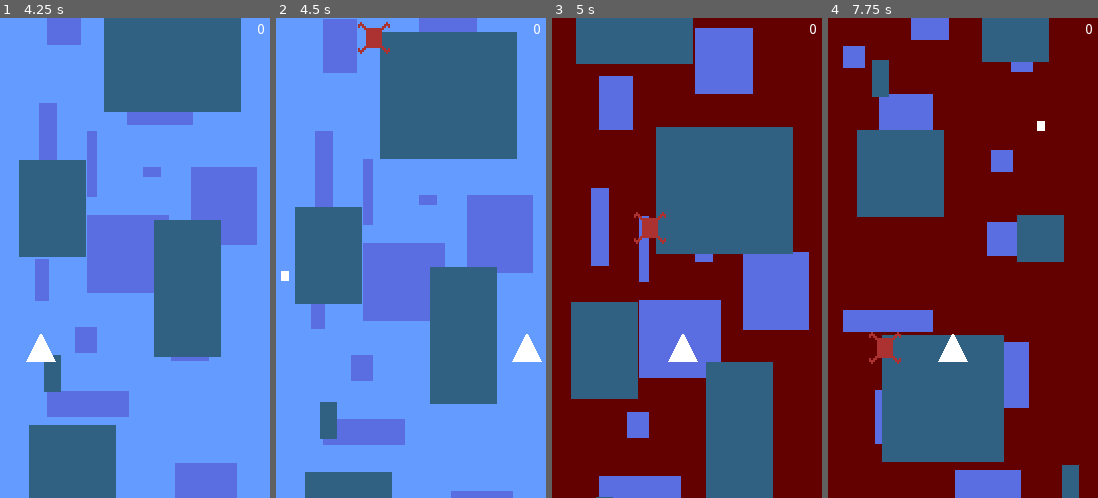
Above: before the commit, frames 1-4 (left to right).
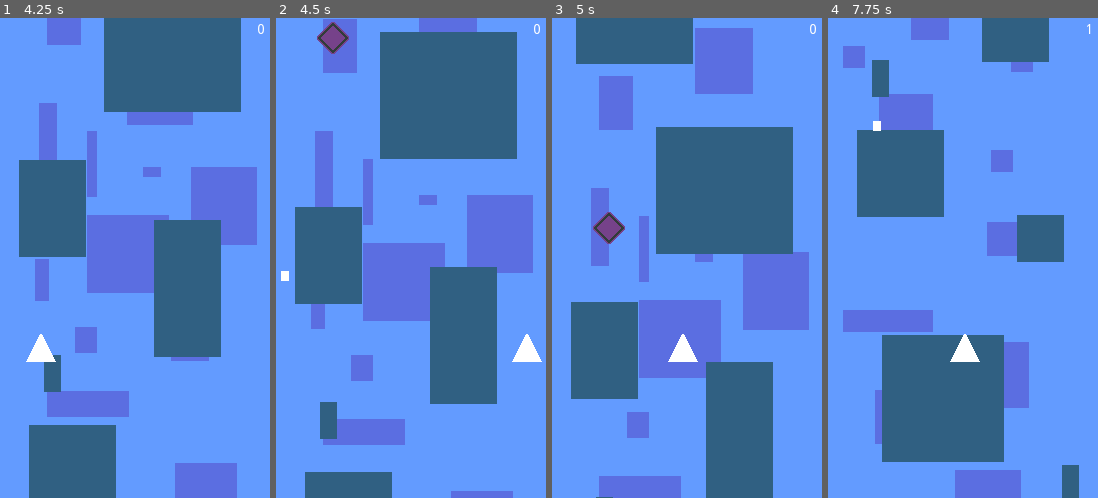
Above: after the commit, the same moments.

Repository: elektito/reverse-streak
Game: Godot game, scene res://Game.tscn
The game is run twice, just before and just after one commit, with the same random seed, the same clock (stepped at 60 frames per second) and the same inputs.
Inputs:
- Up to frame 1 (4.25 s): hold Right (right) 0.53-1.28 s; tap Space (shoot) every 0.75 s from 0.6 to 3.6 s; hold Left (left) 1.28-2.03 s; hold Right (right) 2.03-3.53 s; hold Left (left) from 3.53 s (still down)
- Up to frame 2 (4.5 s): keep holding Left (left); tap Space (shoot) at 4.35 s
- Up to frame 3 (5 s): keep holding Left (left)
- Up to frame 4 (7.75 s): tap Space (shoot) every 0.75 s from 5.1 to 7.35 s; release Left (left) at 5.78 s; hold Right (right) from 5.78 s (still down)

Frame 1 is identical in both runs. In frame 2, 0.8% of the frame differs, in the area x 15-43%, y 0-8%; in frame 3, 54%; in frame 4, 70%, in the area x 0-100%, y 0-100%.

Commit message:
Add motherships

Diff:
--- a/Enemy.gd
+++ b/Enemy.gd
@@ -1,6 +1,10 @@
 extends Area2D
 
 signal killed(enemy)
+
+enum EnemyType { NORMAL_ENEMY, MOTHERSHIP }
+
+export(EnemyType) var type = EnemyType.NORMAL_ENEMY setget set_type, get_type
 
 var ship
 
@@ -21,8 +25,6 @@
 	if keep_y and ship:
 		global_position.y = ship.global_position.y
 
-	print(global_position.y, ' ', ship.global_position.y)
-
 
 func _on_death_timer_timeout():
 	die()
@@ -30,3 +32,16 @@
 
 func die():
 	queue_free()
+
+
+func set_type(value: int):
+	type = value
+	var sprites := {
+		EnemyType.NORMAL_ENEMY: preload("res://assets/enemy1.png"),
+		EnemyType.MOTHERSHIP: preload("res://assets/enemy2.png"),
+	}
+	$sprite.texture = sprites[type]
+
+
+func get_type() -> int:
+	return type
--- a/Game.gd
+++ b/Game.gd
@@ -4,6 +4,7 @@
 const VERTICAL_SPEED := 380.0
 
 var score := 0
+var multiplier := 1
 var reversed := false
 
 onready var camera = $camera
@@ -36,26 +37,30 @@
 		camera.add_child(bullet)
 
 
-func _on_Timer_timeout():
+func _on_enemy_spawn_timer_timeout():
+	var enemy = preload("res://Enemy.tscn").instance()
+	enemy.position.x = rand_range(32, rect_size.x - 32)
+	enemy.position.y = $camera.position.y - 100
+	enemy.ship = ship
+	enemy.type = 1 if randf() < 0.1 else 0
+	enemy.connect("killed", self, "_on_enemy_killed")
+	add_child(enemy)
+
+
+func _on_enemy_killed(enemy):
+	score += 1 * multiplier
+	if enemy.type == 1:
+		multiplier *= 2
+		reverse_controls()
+
+
+func _process(delta):
+	score_label.text = str(score)
+
+
+func reverse_controls():
 	reversed = not reversed
 	if reversed:
 		$ParallaxBackground/ParallaxLayer/Sprite.modulate = Color.red
 	else:
 		$ParallaxBackground/ParallaxLayer/Sprite.modulate = Color.white
-
-
-func _on_enemy_spawn_timer_timeout():
-	var enemy = preload("res://Enemy.tscn").instance()
-	enemy.position.x = rand_range(32, rect_size.x - 32)
-	enemy.position.y = $camera.position.y - 100
-	enemy.ship = ship
-	enemy.connect("killed", self, "_on_enemy_killed")
-	add_child(enemy)
-
-
-func _on_enemy_killed(enemy):
-	score += 1
-
-
-func _process(delta):
-	score_label.text = str(score)
--- a/Game.tscn
+++ b/Game.tscn
@@ -48,10 +48,6 @@
 
 [node name="ship" parent="camera" instance=ExtResource( 2 )]
 
-[node name="Timer" type="Timer" parent="."]
-wait_time = 5.0
-autostart = true
-
 [node name="enemy_spawn_timer" type="Timer" parent="."]
 wait_time = 2.0
 autostart = true
@@ -69,5 +65,4 @@
 "_edit_use_anchors_": false
 }
 
-[connection signal="timeout" from="Timer" to="." method="_on_Timer_timeout"]
 [connection signal="timeout" from="enemy_spawn_timer" to="." method="_on_enemy_spawn_timer_timeout"]
Binary file added: assets/enemy2.png
Not shown, added: assets/enemy2.png.import
